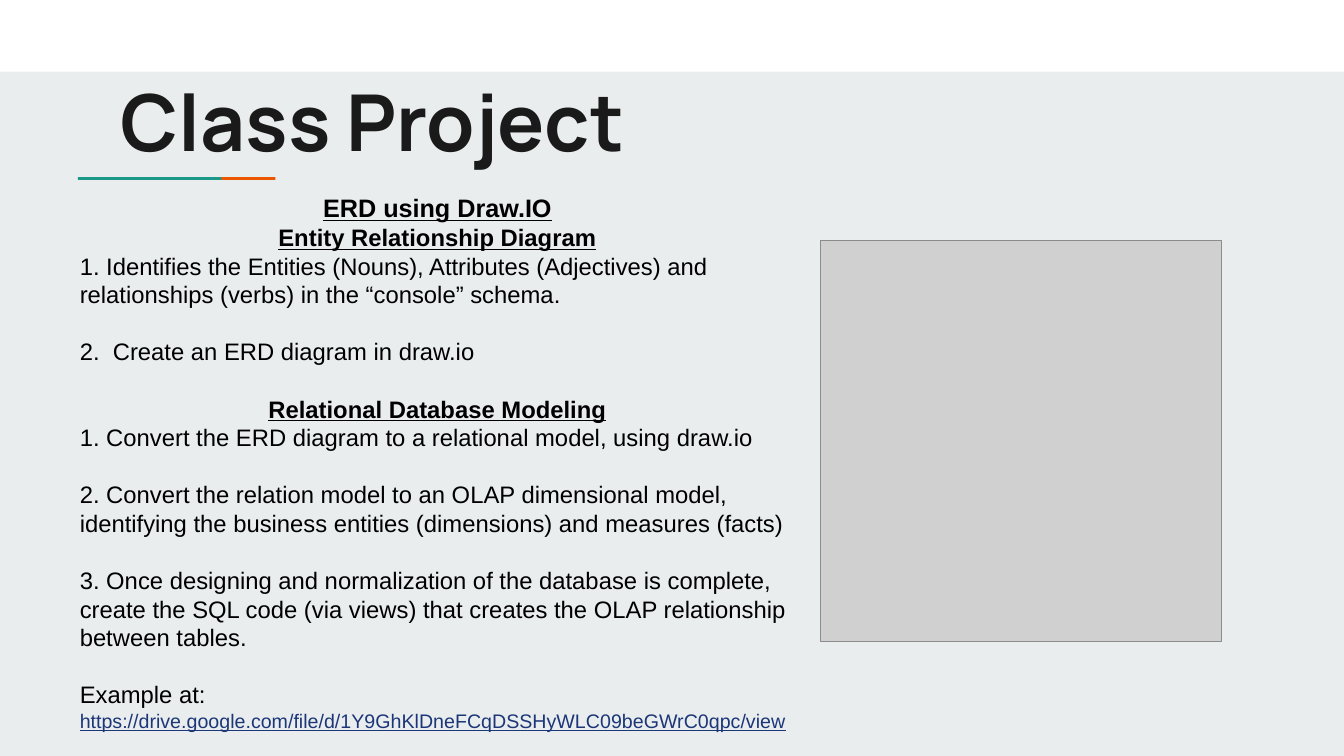
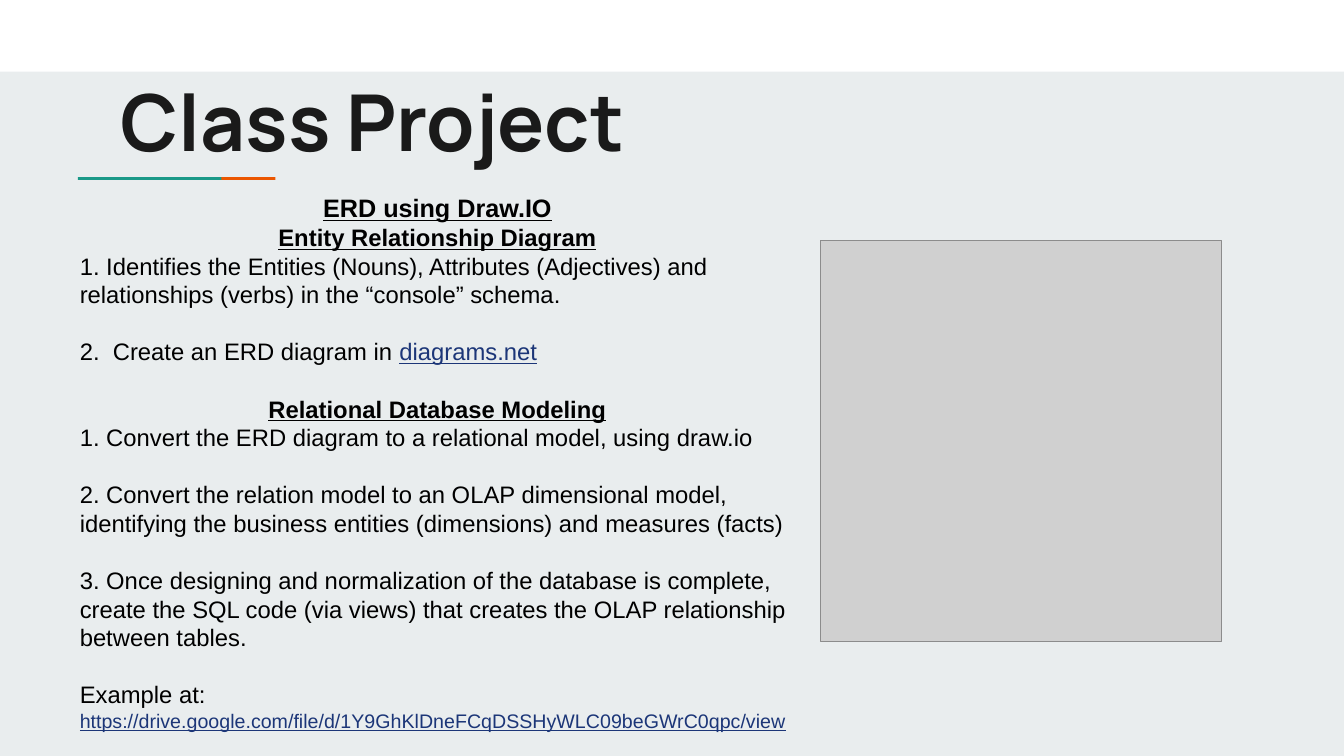
Before and after one commit to jbergmann56/OSDA-DataManipulationAndManagement, a slide deck: slide 15 of Lectures/(6) Database Design - Structuring & Modeling Data.pptx (slide 16 before the commit). Drawn at 1344x756 pixels with LibreOffice and Linux fonts; fonts in the diff are those of the drawing; grey boxes stand for pictures. Boxes give left, top, right and bottom in pixels: in the first picture for what was removed or moved away, otherwise in the second. Text is boxed around its words. In the diff, an @@ line names an element or a change of style, - is before the commit and + after.

```diff
--- a/Lectures/(6) Database Design - Structuring & Modeling Data.pptx
+++ b/Lectures/(6) Database Design - Structuring & Modeling Data.pptx
@@ text at box(80, 342, 537, 365): text changed @@
-2. Create an ERD diagram in draw.io
+2. Create an ERD diagram in diagrams.net
```
Also in this commit, not shown: 4 other slides changed, 1 slide removed, 4 other files.
